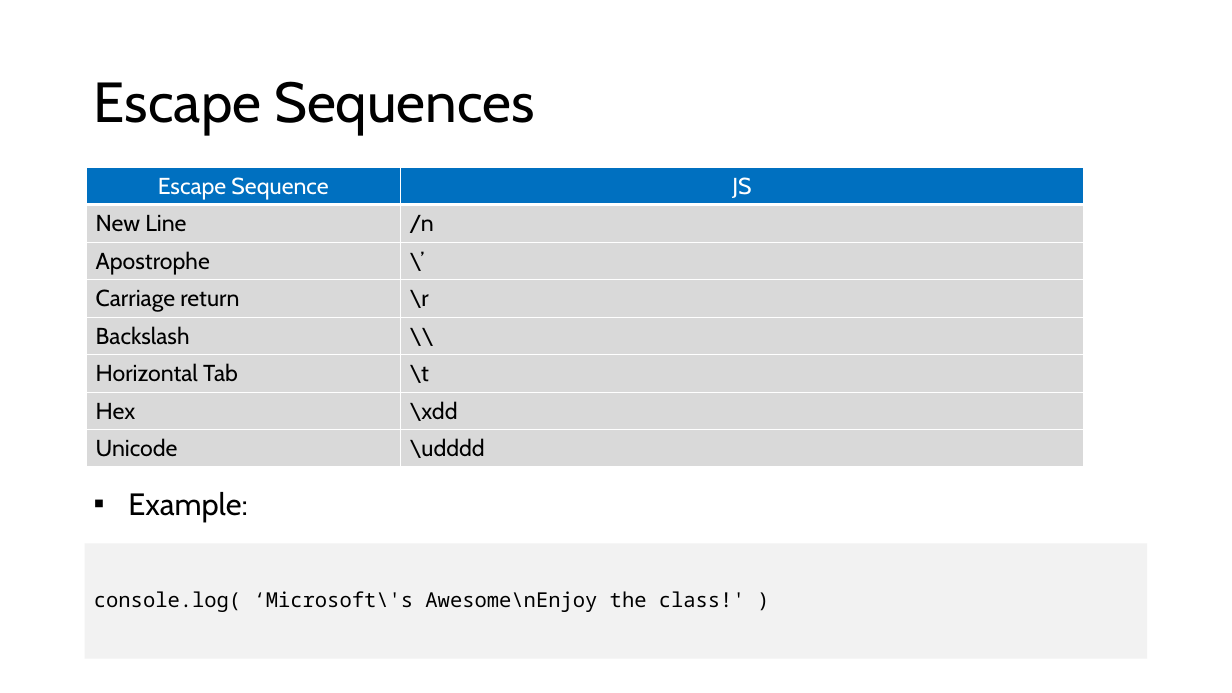
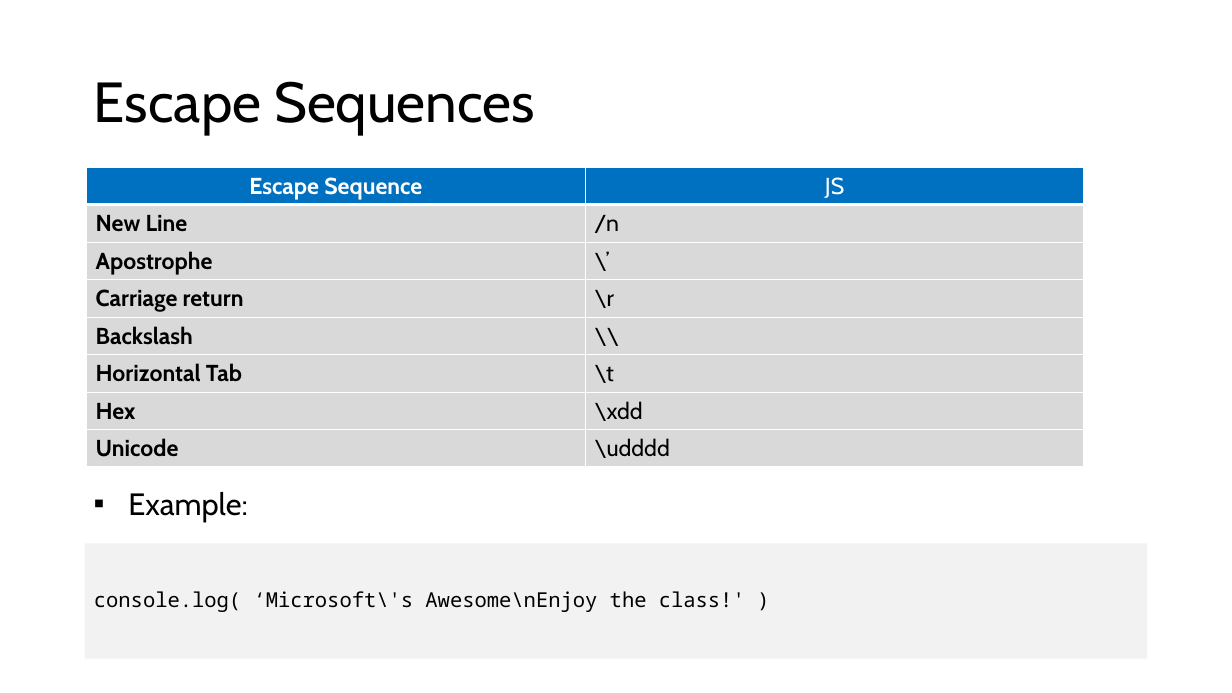
Before and after one commit to microsoft/AcademicContent, a slide deck: slide 31 of Complimentary Course Content/Module2/Lessons/Module2_Lesson1 JS Primer.pptx (slide 30 before the commit). Drawn at 1232x693 pixels with LibreOffice and Linux fonts; fonts in the diff are those of the drawing. Boxes give left, top, right and bottom in pixels: in the first picture for what was removed or moved away, otherwise in the second. Text is boxed around its words. In the diff, an @@ line names an element or a change of style, - is before the commit and + after.

```diff
--- a/Complimentary Course Content/Module2/Lessons/Module2_Lesson1 JS Primer.pptx
+++ b/Complimentary Course Content/Module2/Lessons/Module2_Lesson1 JS Primer.pptx
@@ table at box(87, 167, 1085, 463) @@
@@ bold on in "Escape Sequence", "New Line", "Apostrophe", "Carriage return" and 4 more places @@
```
Also in this commit, not shown: 1 other slide changed, 1 slide added, 6 other files.
